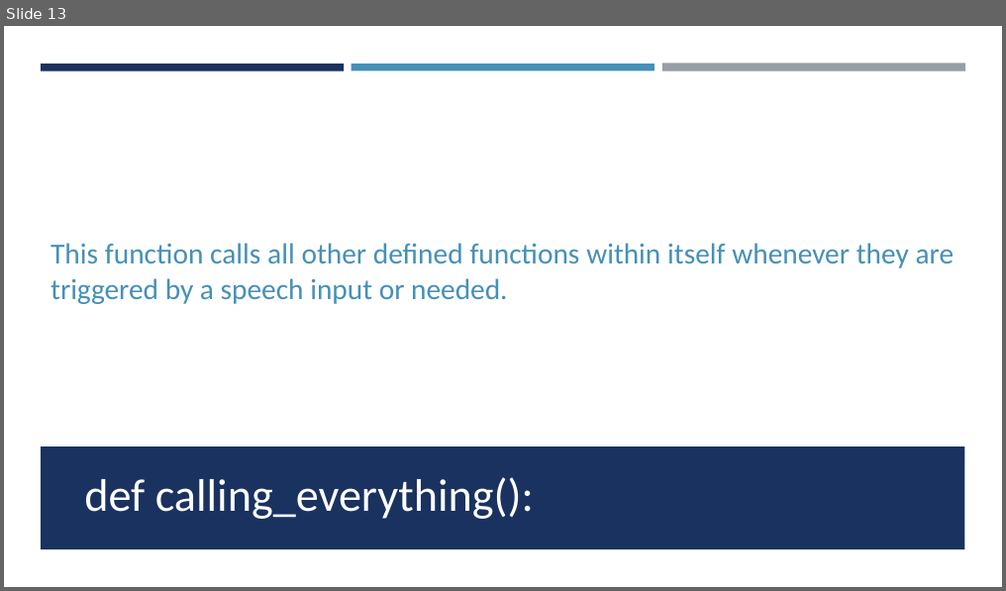
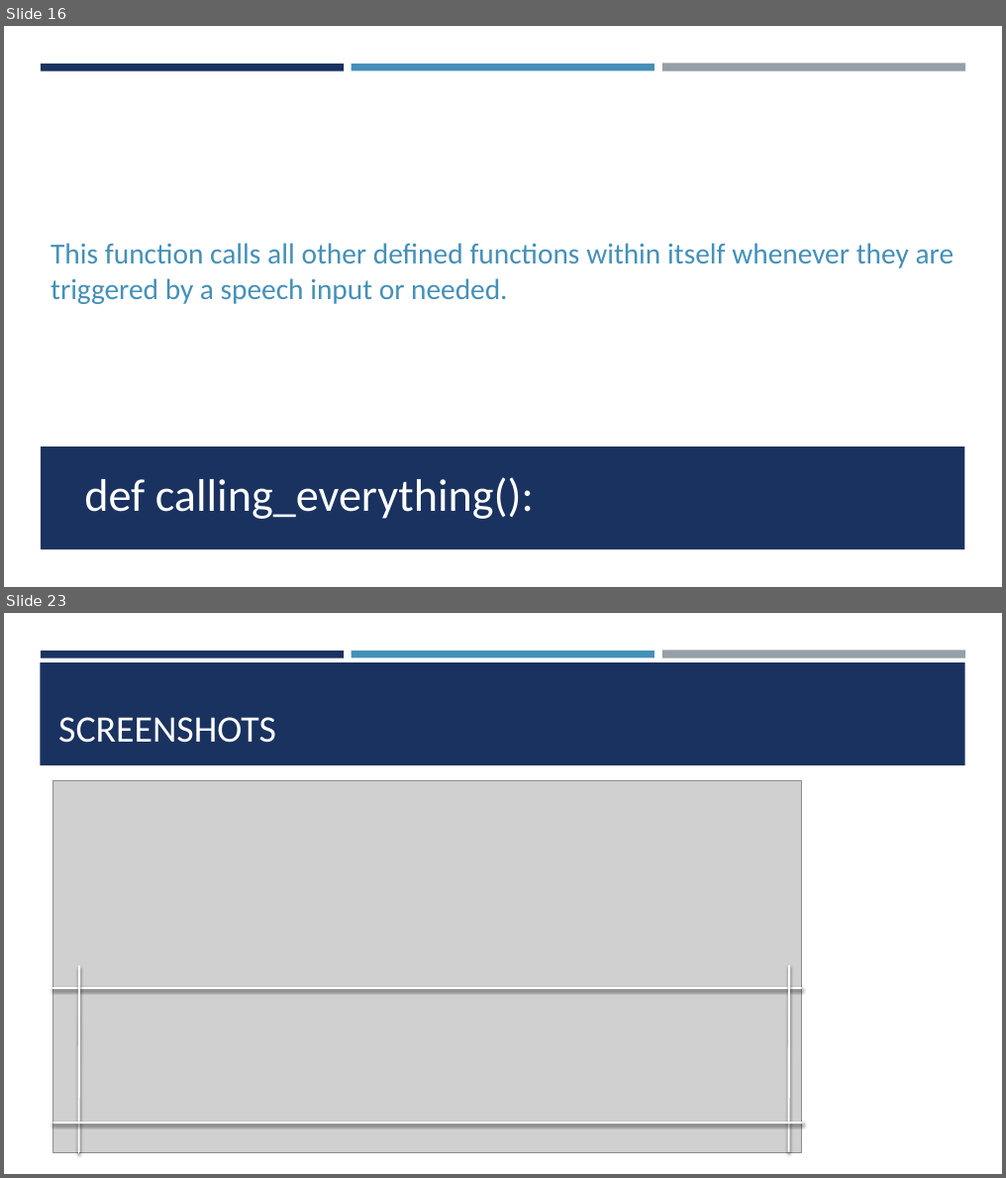
Before and after one commit to GopalSharma16/BROTHER-The-A.I., a slide deck: BROTHER.pptx. Shown one above the other, each under a label of ours: slide 13 before the commit, slides 16 and 23 after it; the slides between them are not shown. The pictures are 1006x591 and 1006x1178 pixels, drawn with LibreOffice and Linux fonts; fonts in the diff are those of the drawing; grey boxes stand for pictures. Boxes give left, top, right and bottom in pixels: in the first picture for what was removed or moved away, otherwise in the second. Text is boxed around its words. In the diff, an @@ line names an element or a change of style, - is before the commit and + after.

```diff
--- a/BROTHER.pptx
+++ b/BROTHER.pptx
@@ slide 23 added at bbox=[4, 613, 1002, 1174], background #FFFFFF; not listed: 3 template elements that a slide beside it also shows @@
@@ rectangle added at bbox=[40, 663, 965, 765], fill #1A3260 @@
@@ title added at bbox=[58, 717, 276, 743], 36 pt, text #FFFFFF @@
+SCREENSHOTS
@@ picture added at bbox=[54, 780, 801, 1154] @@
@@ line added from (79, 967) to (79, 1153), #FFFFFF 2 pt @@
@@ line added from (789, 966) to (788, 1152), #FFFFFF 2 pt @@
@@ line added from (54, 988) to (801, 988), #FFFFFF 2 pt @@
@@ line added from (54, 1123) to (802, 1123), #FFFFFF 2 pt @@
@@ what was slide 13 is now slide 16 @@
```
Also in this commit, not shown: 1 slide changed, 11 other slides added.
